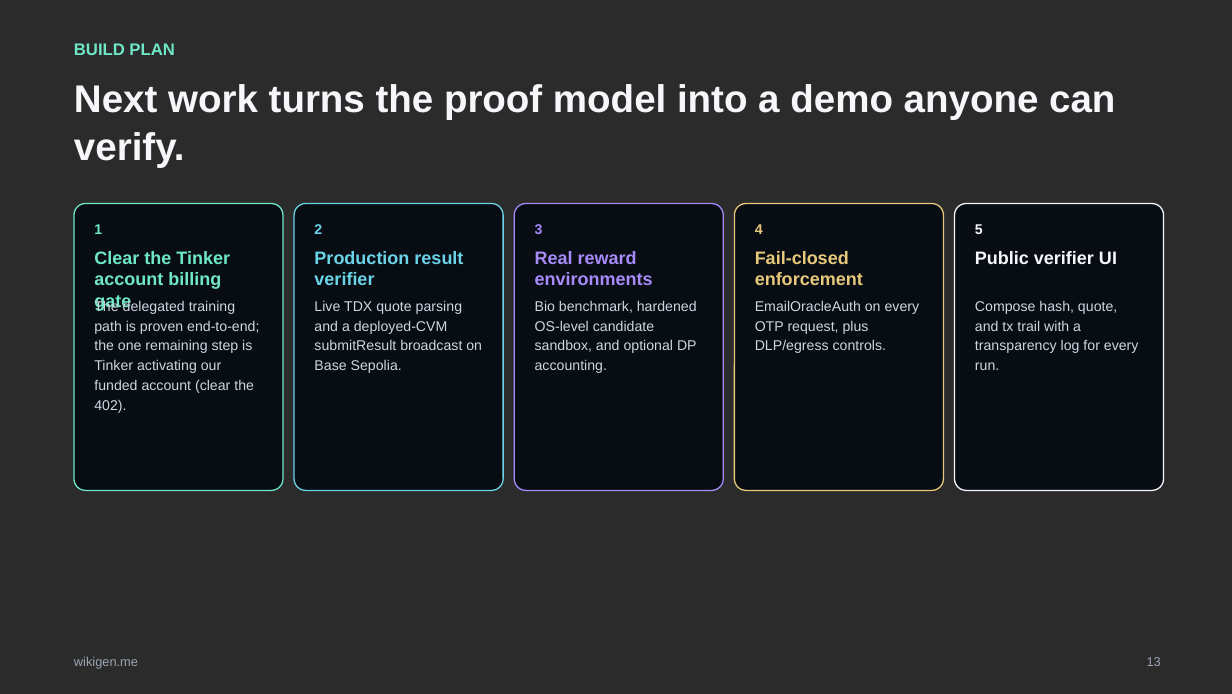
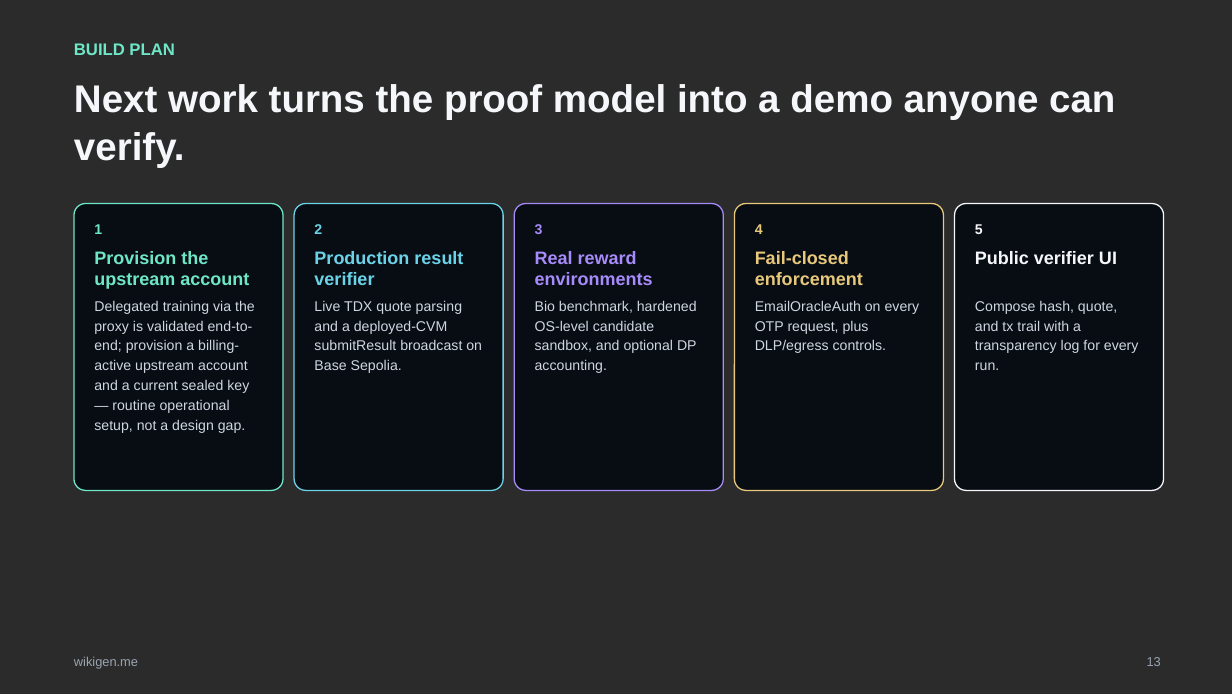
Before and after one commit to G-structure/dnai-wikigen, a slide deck: slide 13 of outputs/wikigen-private-reward-pitch-deck.pptx. Drawn at 1232x694 pixels with LibreOffice and Linux fonts; fonts in the diff are those of the drawing; background and template pictures are left out; a plain dark background stands for a picture behind light text. Boxes give left, top, right and bottom in pixels: in the first picture for what was removed or moved away, otherwise in the second. Text is boxed around its words. In the diff, an @@ line names an element or a change of style, - is before the commit and + after.

Commit message:
deck: reframe 402 as operational provisioning, not a system gap
Slide 11 (Honest Current State): proxy-mediated delegated training is built and
validated; by design end users reach training only through the proxy, never the
account; billing-active account + valid sealed key are operational setup.
Slide 13 (Build Plan): step 1 becomes 'Provision the upstream account' (routine
ops), not 'clear a blocker'. Re-rendered via Keynote (PDF + slide PNGs).

```diff
--- a/outputs/wikigen-private-reward-pitch-deck.pptx
+++ b/outputs/wikigen-private-reward-pitch-deck.pptx
@@ text at (94, 251, 249, 289): text changed @@
-Clear the Tinker account billing gate
+Provision the upstream account
@@ text at (94, 300, 255, 433): text changed @@
-The delegated training path is proven end-to-end; the one remaining step is Tinker activating our funded account (clear the 402).
+Delegated training via the proxy is validated end-to-end; provision a billing-active upstream account and a current sealed key — routine operational setup, not a design gap.
```
Also in this commit, not shown: 1 other slide changed, 3 other files.
